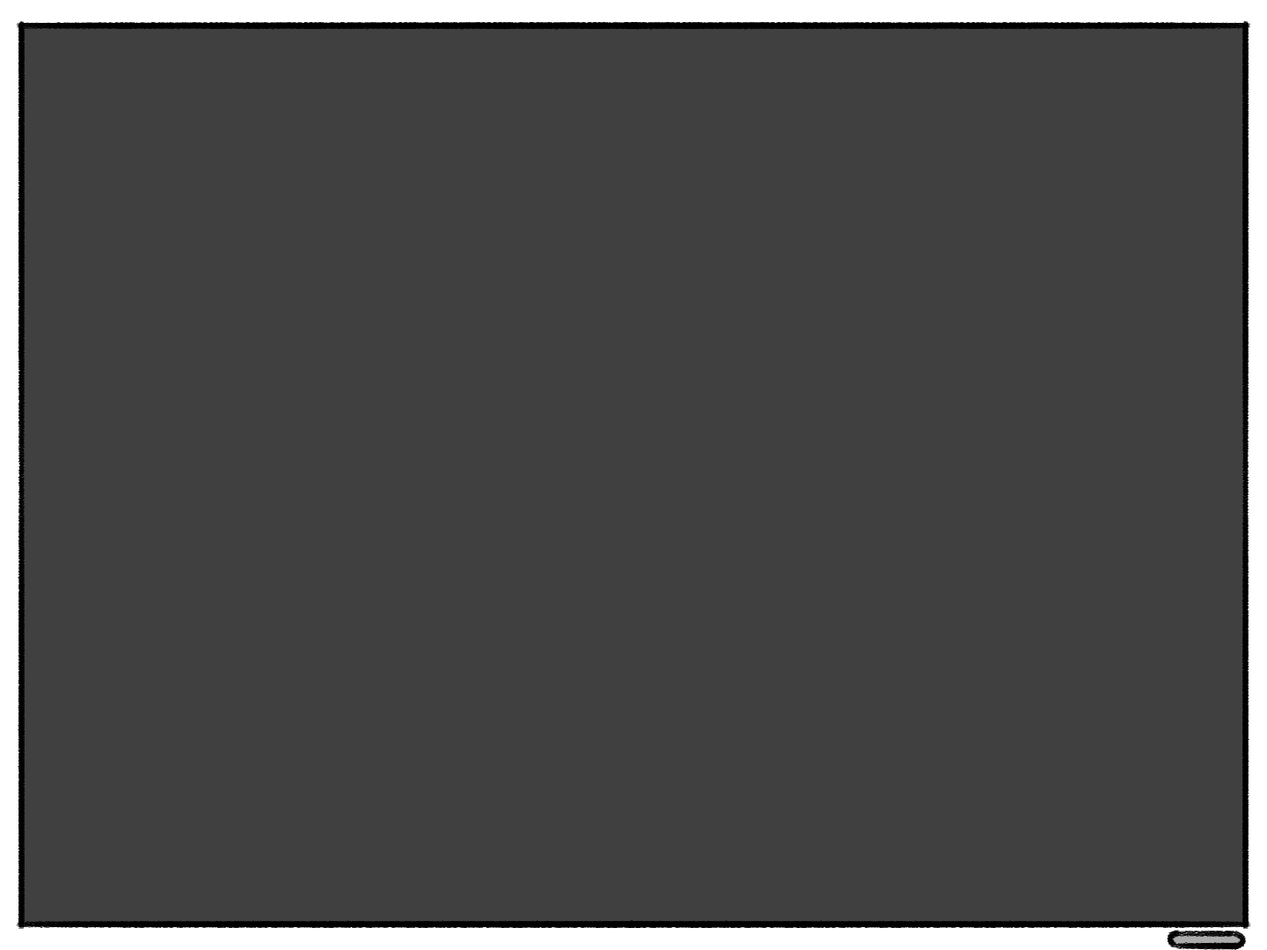
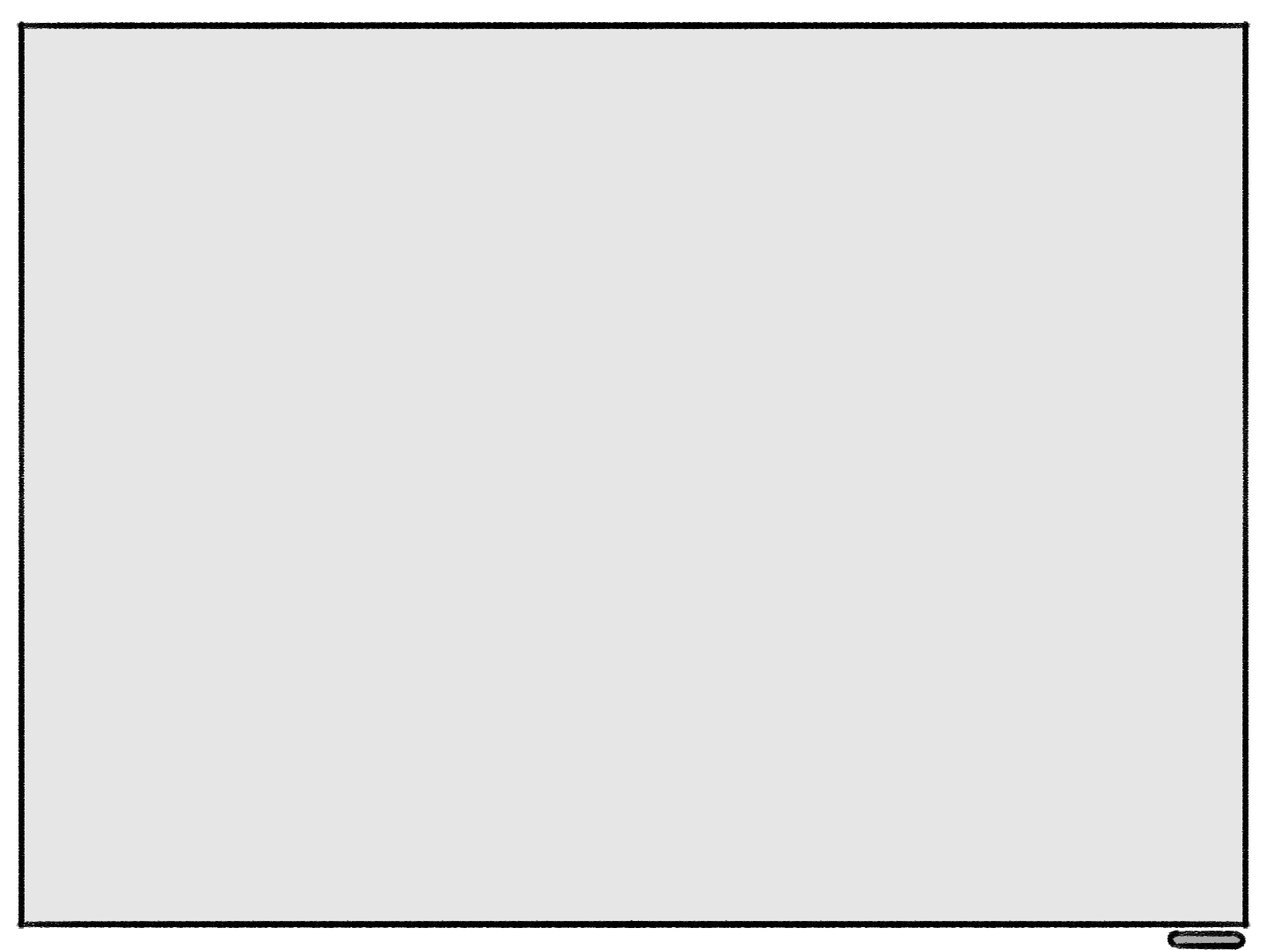
Comparing the layer stacks of the two w=1267, h=950 images. Changes:
painted on "Layer 4" over 20, 22, 1248, 926
